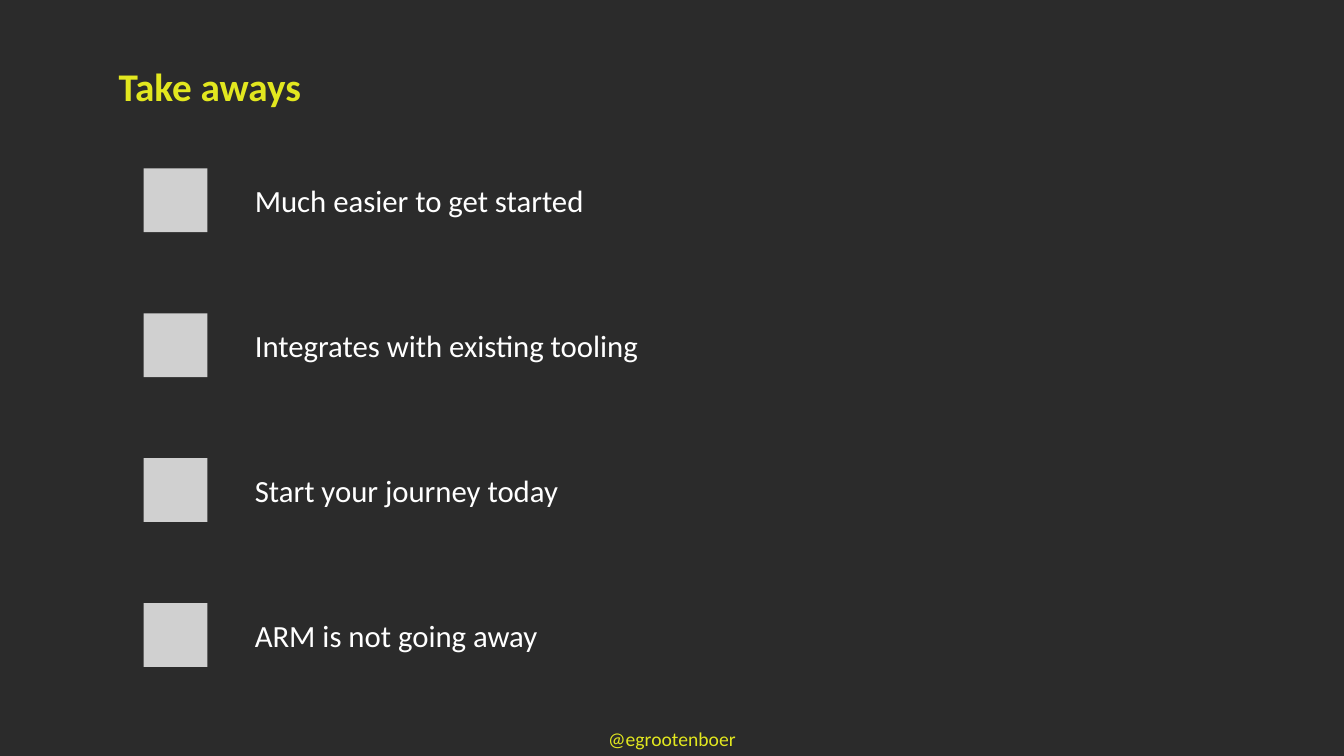
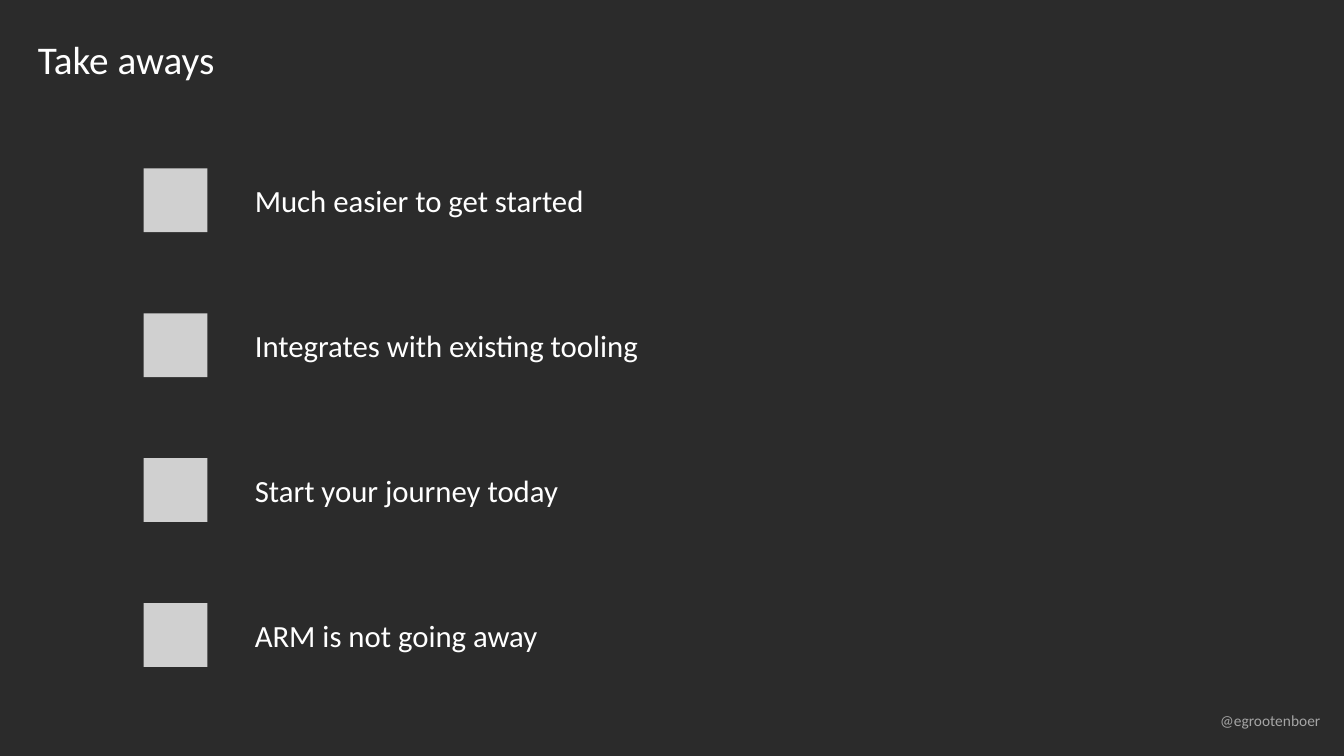
Before and after one commit to EldertGrootenboer/Empower-your-Azure-IaC-with-Bicep, a slide deck: slide 13 of Empower your Azure IaC with Bicep!.pptx (slide 14 before the commit). Drawn at 1344x756 pixels with LibreOffice and Linux fonts; fonts in the diff are those of the drawing; grey boxes stand for pictures; background and template pictures are left out; a plain dark background stands for a picture behind light text. Boxes give left, top, right and bottom in pixels: in the first picture for what was removed or moved away, otherwise in the second. Text is boxed around its words. In the diff, an @@ line names an element or a change of style, - is before the commit and + after.

```diff
--- a/Empower your Azure IaC with Bicep!.pptx
+++ b/Empower your Azure IaC with Bicep!.pptx
@@ title "Take aways": place and size @@
-title "Take aways" at <box>119,73,301,107</box>
+title "Take aways" at <box>38,46,215,81</box>
@@ title "Take aways" at <box>38,46,215,81</box>: text colour #E2E71F to #FFFFFF, bold off; less space between paragraphs; vertical alignment top to middle @@
@@ text "@egrootenboer": place and size @@
-text "@egrootenboer" at <box>608,732,735,750</box>
+text "@egrootenboer" at <box>1220,715,1320,729</box>
@@ text "@egrootenboer" at <box>1220,715,1320,729</box>: size 14 to 11 pt, text colour #E2E71F to #A5A5A5; alignment centre to left @@
```
Also in this commit, not shown: 14 other slides changed, 1 slide removed.
